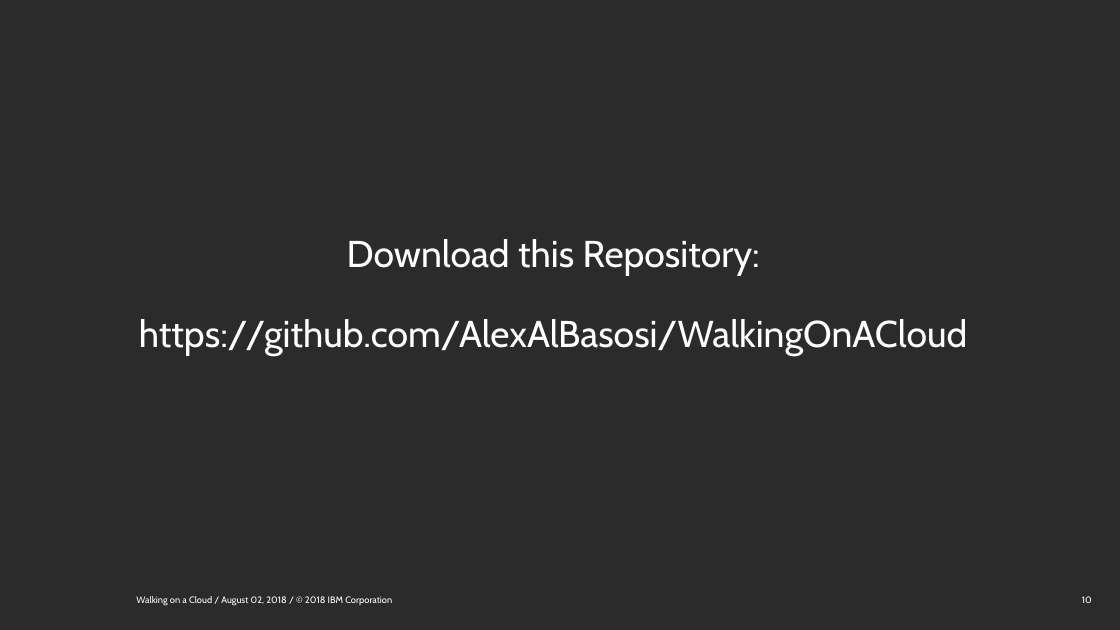
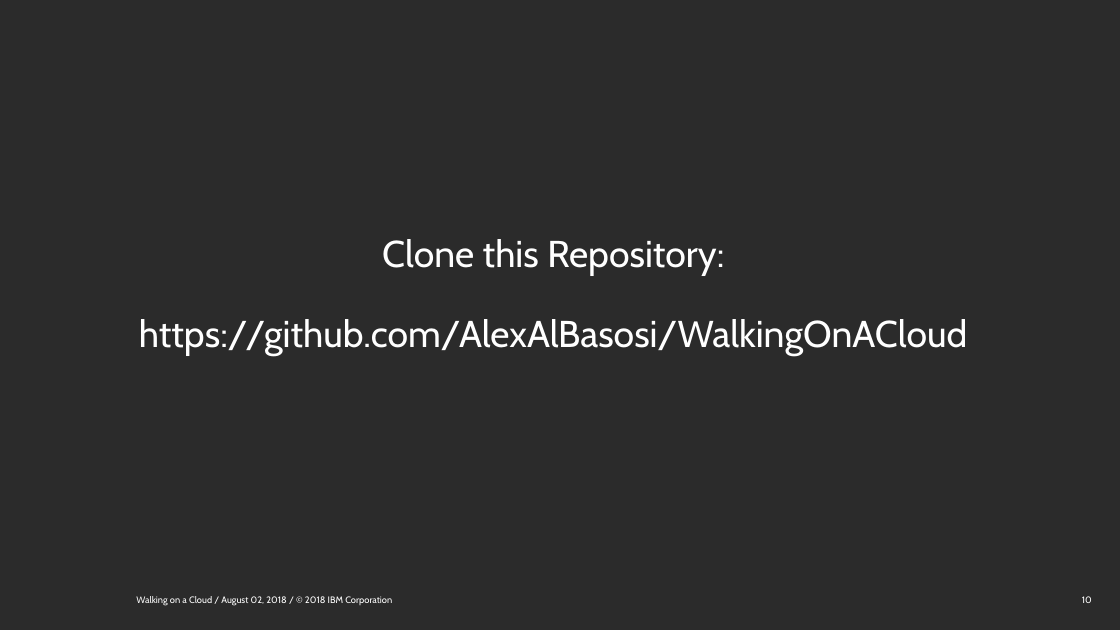
Before and after one commit to AlexAlBasosi/WalkingOnACloud, a slide deck: slide 10 of WalkingOnACloud.pptx. Drawn at 1120x630 pixels with LibreOffice and Linux fonts; fonts in the diff are those of the drawing; background and template pictures are left out. Boxes give left, top, right and bottom in pixels: in the first picture for what was removed or moved away, otherwise in the second. Text is boxed around its words. In the diff, an @@ line names an element or a change of style, - is before the commit and + after.

Commit message:
updated slides

```diff
--- a/WalkingOnACloud.pptx
+++ b/WalkingOnACloud.pptx
@@ title at box(139, 239, 967, 356): text changed @@
-Download this Repository:
-https://github.com/AlexAlBasosi/WalkingOnACloud
+Clone this Repository:
+https://github.com/AlexAlBasosi/WalkingOnACloud
```
